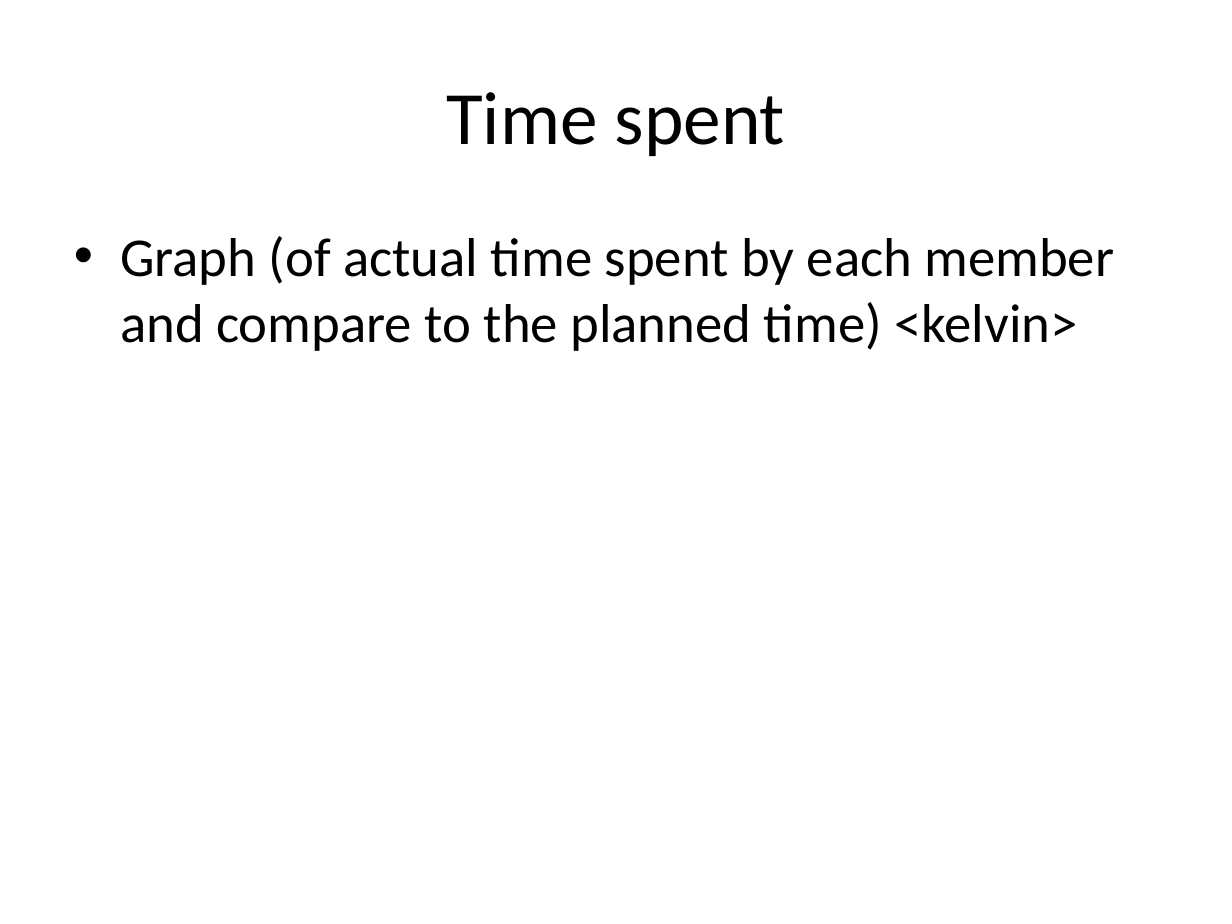
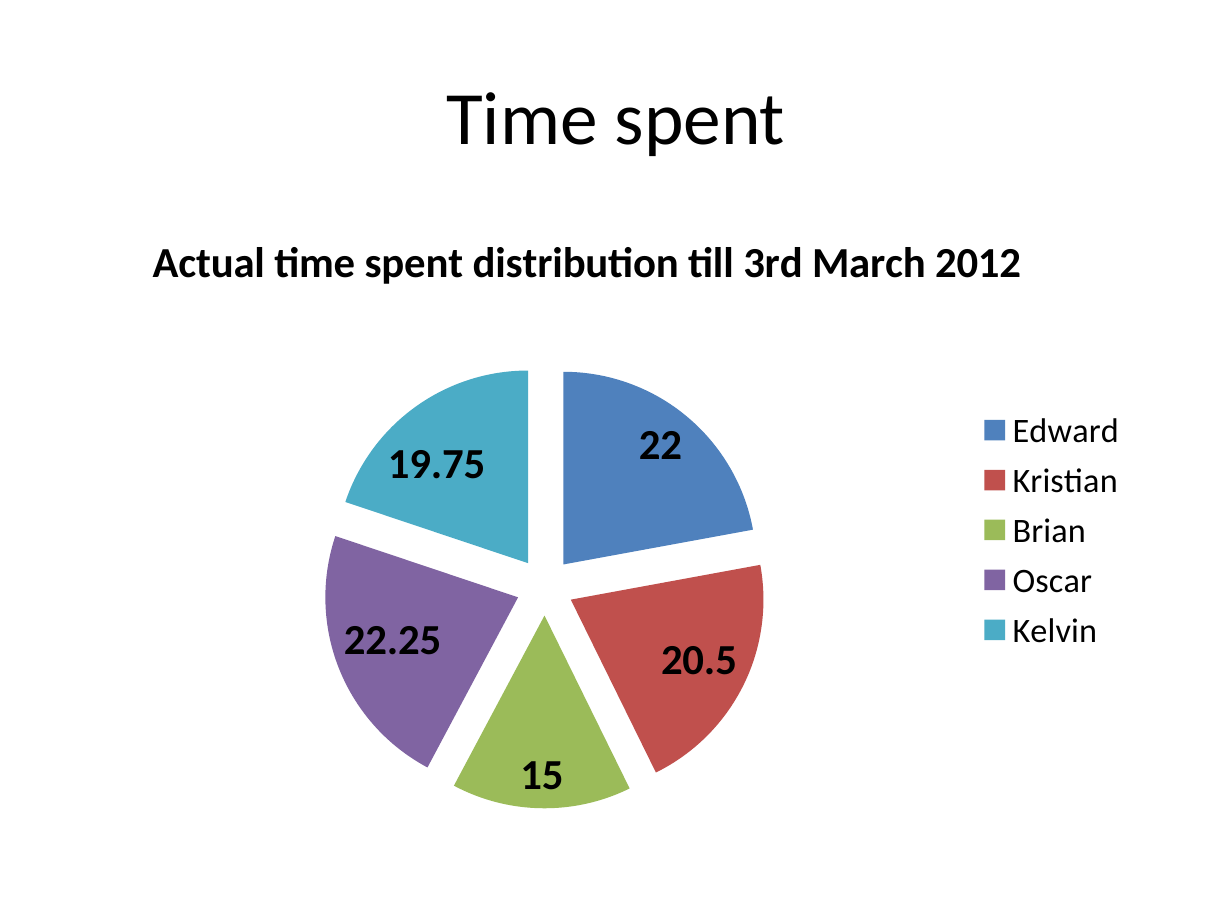
Before and after one commit to edderick/RunwayRedeclaration, a slide deck: slide 8 of doc/D2/Slides.pptx. Drawn at 1232x924 pixels with LibreOffice and Linux fonts; fonts in the diff are those of the drawing. Boxes give left, top, right and bottom in pixels: in the first picture for what was removed or moved away, otherwise in the second. Text is boxed around its words. In the diff, an @@ line names an element or a change of style, - is before the commit and + after.

Commit message:
*Modified the Slides.pptx for D2 : Added two charts on time spending

```diff
--- a/doc/D2/Slides.pptx
+++ b/doc/D2/Slides.pptx
@@ pie chart added at box(62, 216, 1170, 825) @@
+title "Actual time spent distribution till 3rd March 2012"
+categories: Edward, Kristian, Brian, Oscar, Kelvin
+Series 1: 22, 20.5, 15, 22.25, 19.75
@@ text removed at box(120, 236, 1115, 351) @@
-• Graph (of actual time spent by each member and compare to the planned time) <kelvin>
```
Also in this commit, not shown: 1 other slide changed.
